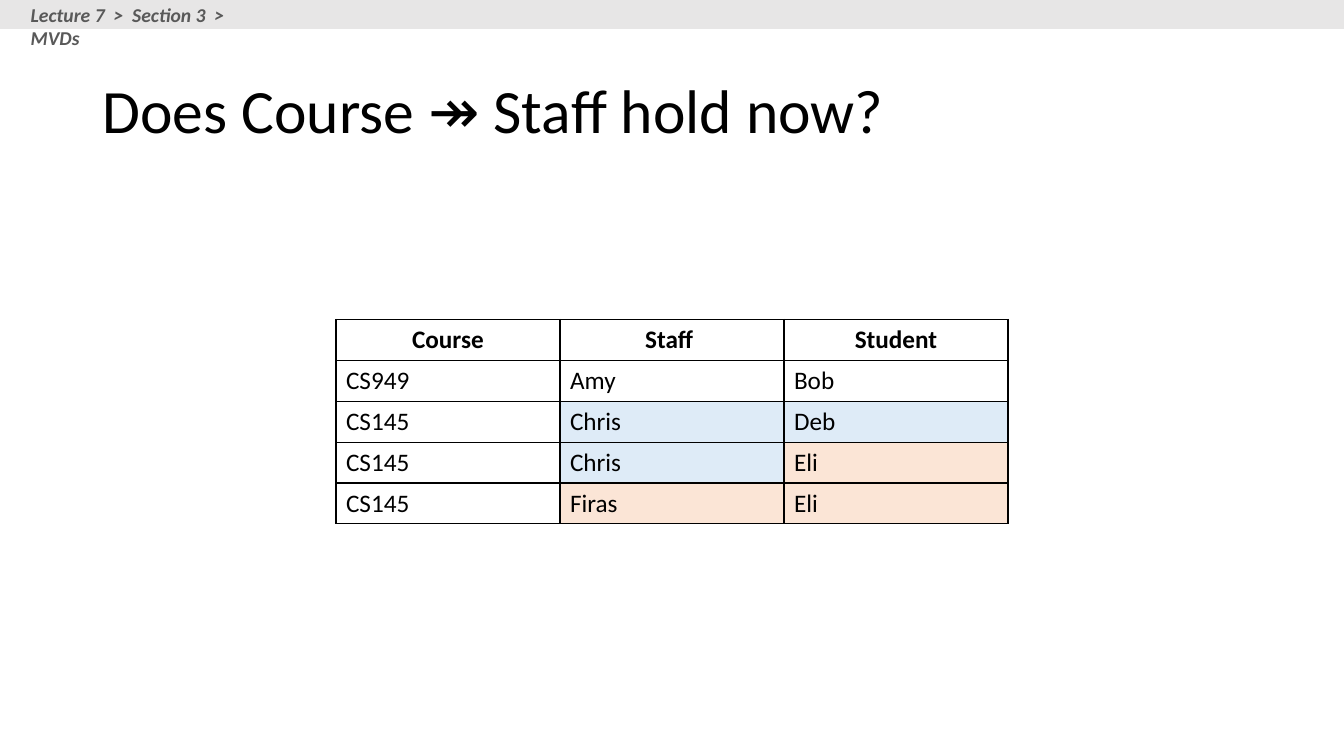
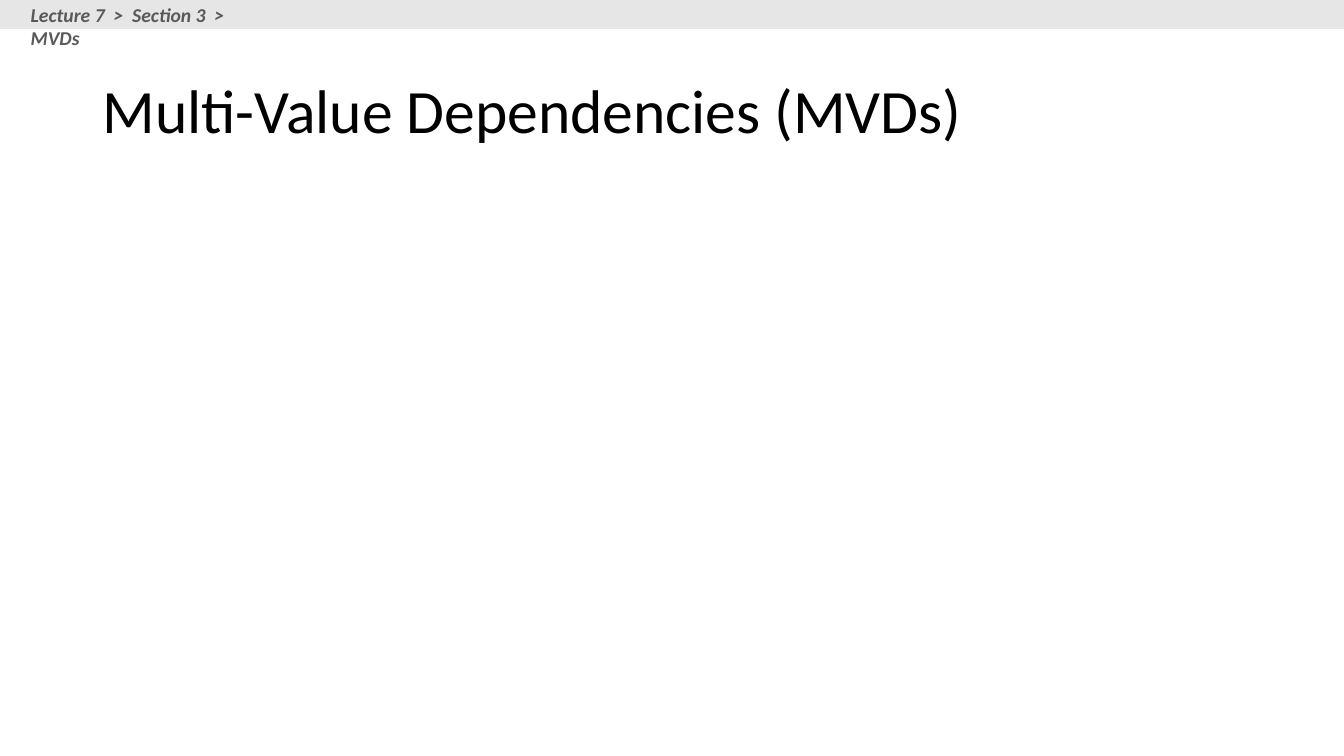
Before and after one commit to XIEQ/cs145-notebooks, a slide deck: slide 109 of lecture-5-7/Lecture_5_7_DB_Design.pptx (slide 133 before the commit). Drawn at 1344x756 pixels with LibreOffice and Linux fonts; fonts in the diff are those of the drawing; grey boxes stand for pictures. Boxes give left, top, right and bottom in pixels: in the first picture for what was removed or moved away, otherwise in the second. Text is boxed around its words. In the diff, an @@ line names an element or a change of style, - is before the commit and + after.

```diff
--- a/lecture-5-7/Lecture_5_7_DB_Design.pptx
+++ b/lecture-5-7/Lecture_5_7_DB_Design.pptx
@@ title at box(102, 88, 961, 143): text changed @@
-Does Course ↠ Staff hold now?
+Multi-Value Dependencies (MVDs)
@@ table removed at box(336, 320, 1007, 524), 5 rows, 3 columns @@
-Course | Staff | Student
-CS949 | Amy | Bob
-CS145 | Chris | Deb
-CS145 | Chris | Eli
-CS145 | Firas | Eli
```
Also in this commit, not shown: 1 other slide changed, 12 slides added, 25 slides removed, 8 other files.
